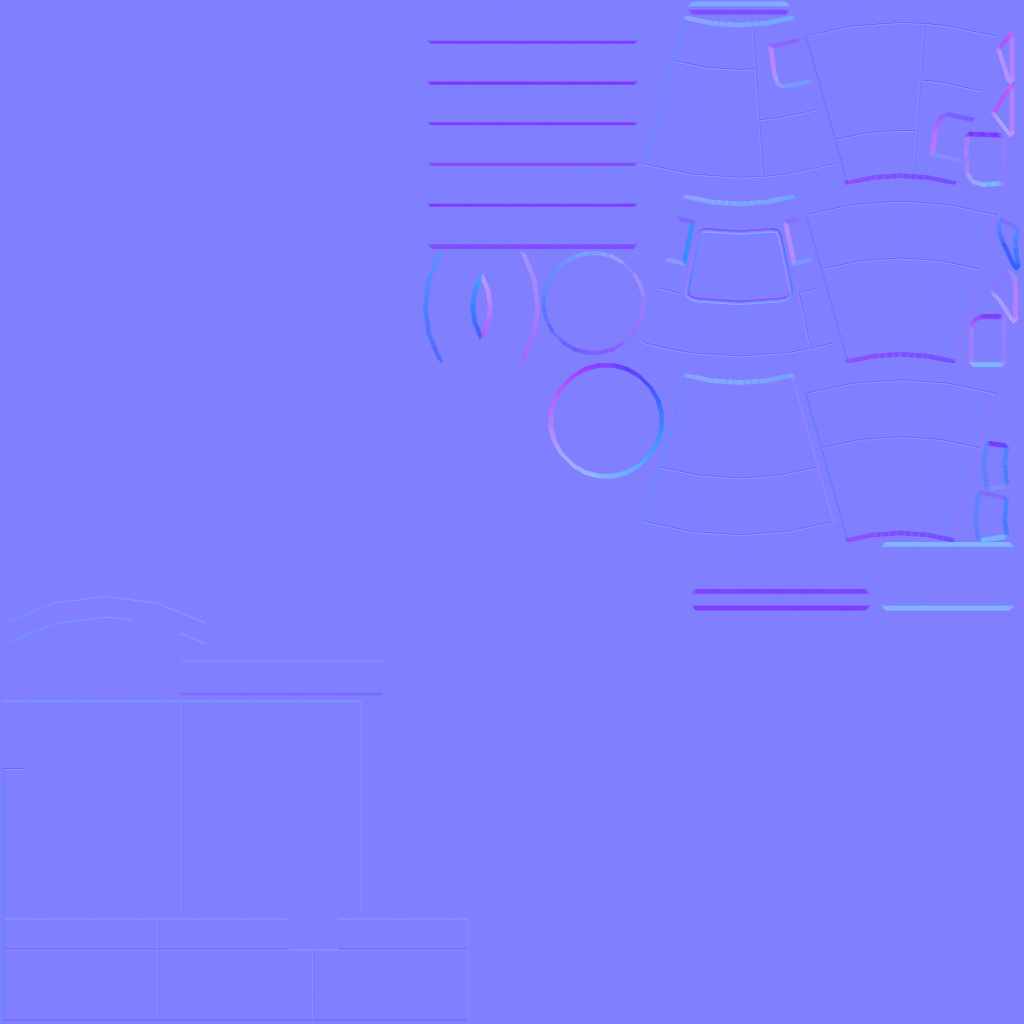
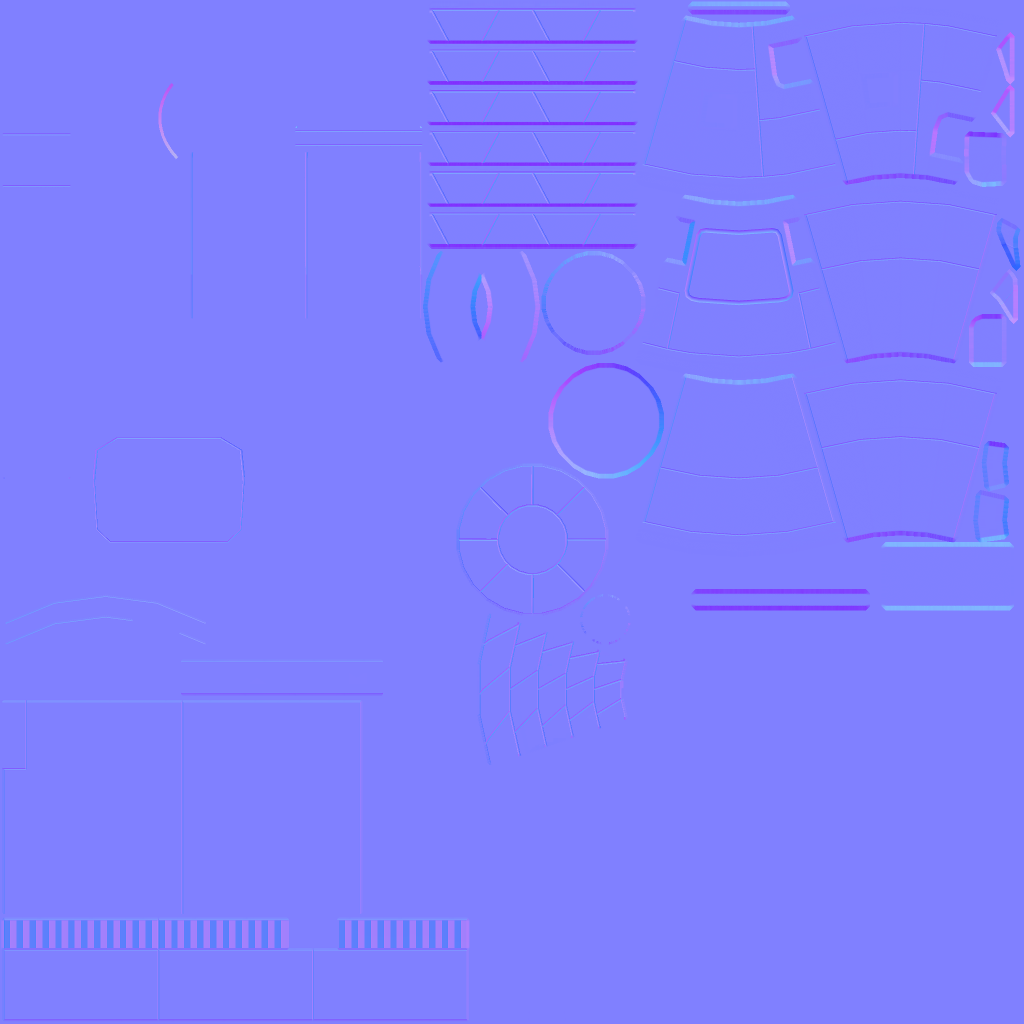
The second w=1024, h=1024 image is a revision of the first. Changes to its layers:
painted on "_panellines" over [2, 5, 636, 765]
painted on "Tło" over [1, 82, 470, 949]
